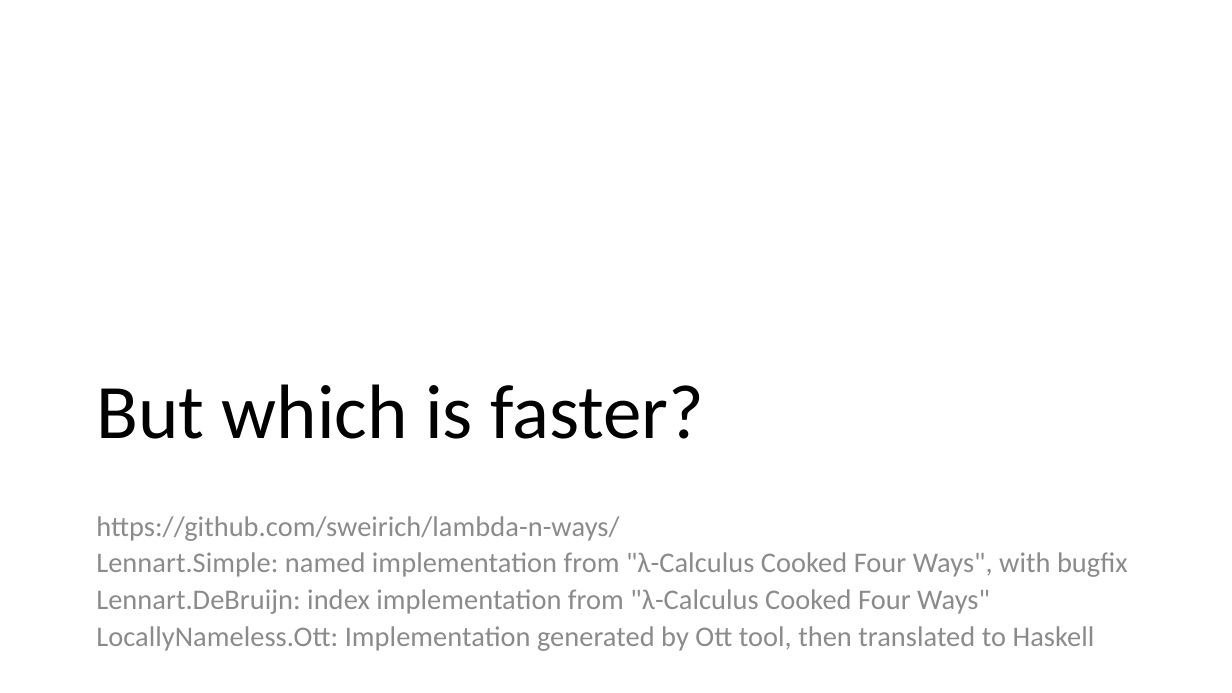
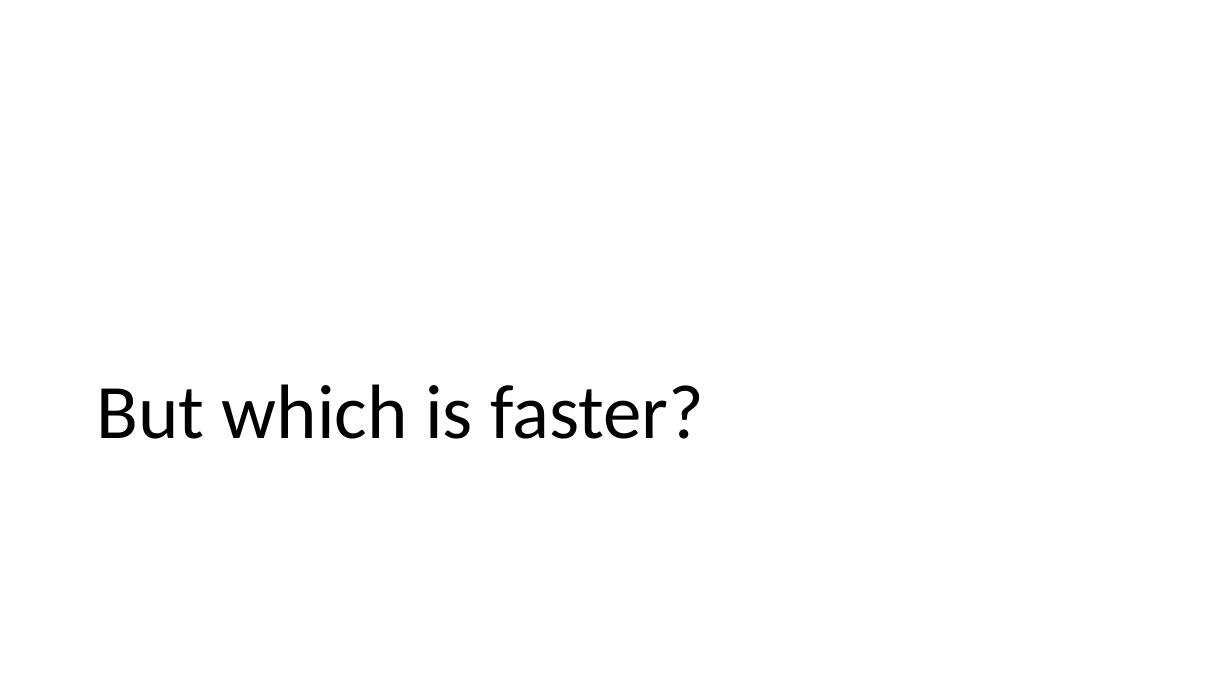
Before and after one commit to sweirich/lambda-n-ways, a slide deck: slide 16 of ifl-2021.pptx. Drawn at 1232x693 pixels with LibreOffice and Linux fonts; fonts in the diff are those of the drawing. Boxes give left, top, right and bottom in pixels: in the first picture for what was removed or moved away, otherwise in the second. Text is boxed around its words. In the diff, an @@ line names an element or a change of style, - is before the commit and + after.

```diff
--- a/ifl-2021.pptx
+++ b/ifl-2021.pptx
@@ text removed at (96, 516, 1128, 651) @@
-https://github.com/sweirich/lambda-n-ways/
-Lennart.Simple: named implementation from "λ-Calculus Cooked Four Ways", with bugfix
-Lennart.DeBruijn: index implementation from "λ-Calculus Cooked Four Ways"
-LocallyNameless.Ott: Implementation generated by Ott tool, then translated to Haskell
```
Also in this commit, not shown: 10 other slides changed, 10 other files.
